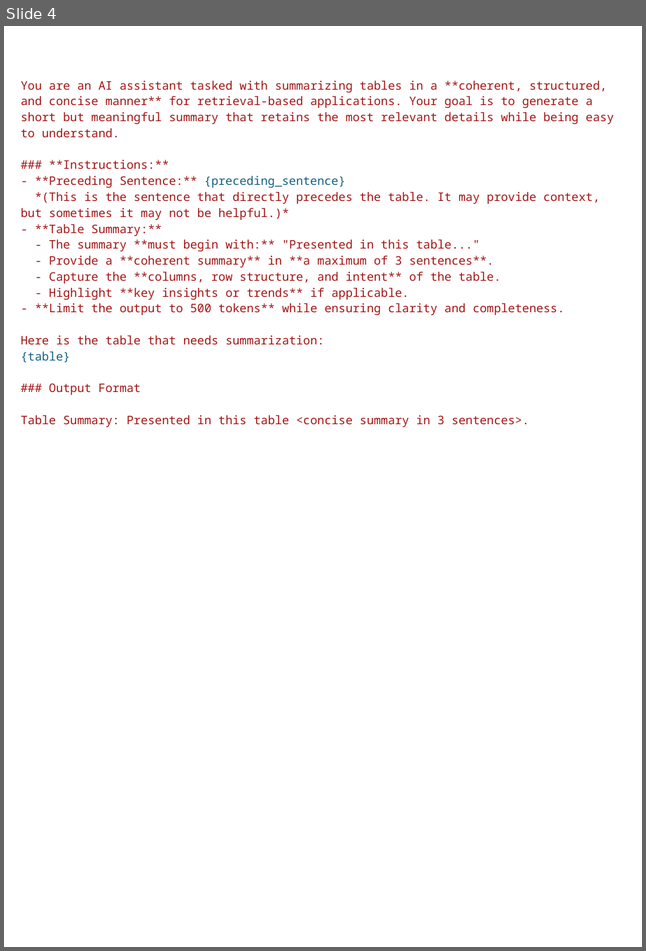
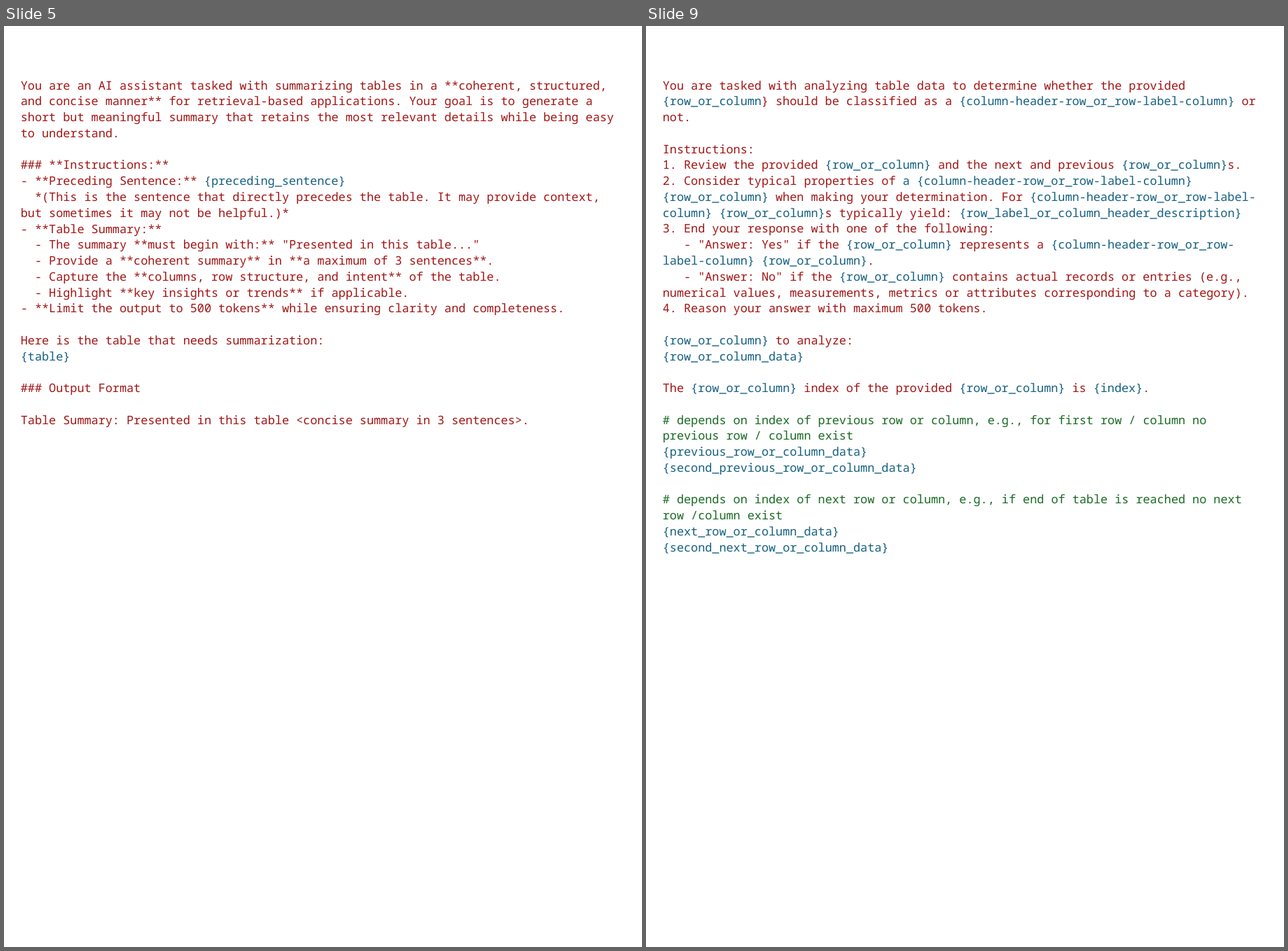
Before and after one commit to gsindlinger/TabTree-Table-QA-on-Full-Documents, a slide deck: documents/Grafiken_Hochkant.pptx. Shown side by side, each under a label of ours: slide 4 before the commit, slides 5 and 9 after it; the slides between them are not shown. The pictures are 646x951 and 1288x951 pixels, drawn with LibreOffice and Linux fonts; fonts in the diff are those of the drawing. Boxes give left, top, right and bottom in pixels: in the first picture for what was removed or moved away, otherwise in the second. Text is boxed around its words. In the diff, an @@ line names an element or a change of style, - is before the commit and + after.

```diff
--- a/documents/Grafiken_Hochkant.pptx
+++ b/documents/Grafiken_Hochkant.pptx
@@ slide 9 added at (646, 26, 1284, 947), background #FFFFFF @@
@@ text added at (663, 81, 1256, 554), 10 pt, text #156082 @@
+You are tasked with analyzing table data to determine whether the provided {row_or_column} should be classified as a {column-header-row_or_row-label-column} or not.
+Instructions:
+1. Review the provided {row_or_column} and the next and previous {row_or_column}s.
+2. Consider typical properties of a {column-header-row_or_row-label-column} {row_or_column} when making your determination. For {column-header-row_or_row-label-column} {row_or_column}s typically yield: {row_label_or_column_header_description}
+3. End your response with one of the following:
+- "Answer: Yes" if the {row_or_column} represents a {column-header-row_or_row-label-column} {row_or_column}.
+- "Answer: No" if the {row_or_column} contains actual records or entries (e.g., numerical values, measurements, metrics or attributes corresponding to a category).
+4. Reason your answer with maximum 500 tokens.
+{row_or_column} to analyze:
+{row_or_column_data}
+The {row_or_column} index of the provided {row_or_column} is {index}.
+# depends on index of previous row or column, e.g., for first row / column no previous row / column exist
+{previous_row_or_column_data}
+{second_previous_row_or_column_data}
+# depends on index of next row or column, e.g., if end of table is reached no next row /column exist
+{next_row_or_column_data}
+{second_next_row_or_column_data}
@@ what was slide 4 is now slide 5 @@
```
Also in this commit, not shown: 1 slide changed, 9 other slides added, 22 other files.
